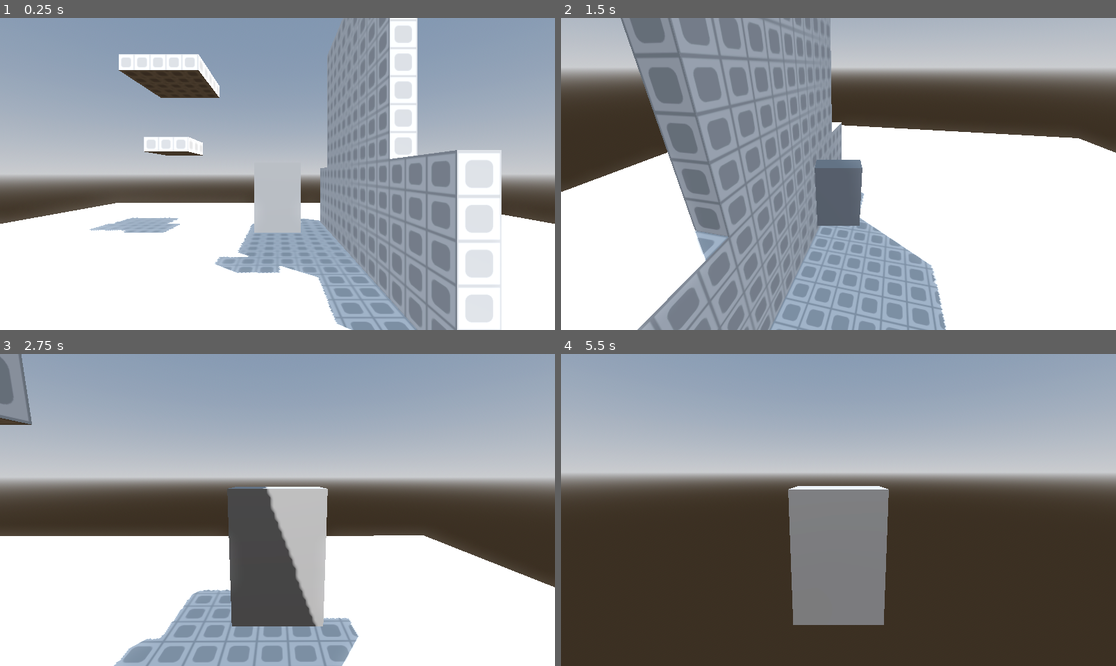
Above: before the commit, frames 1-4 (two rows, left to right).
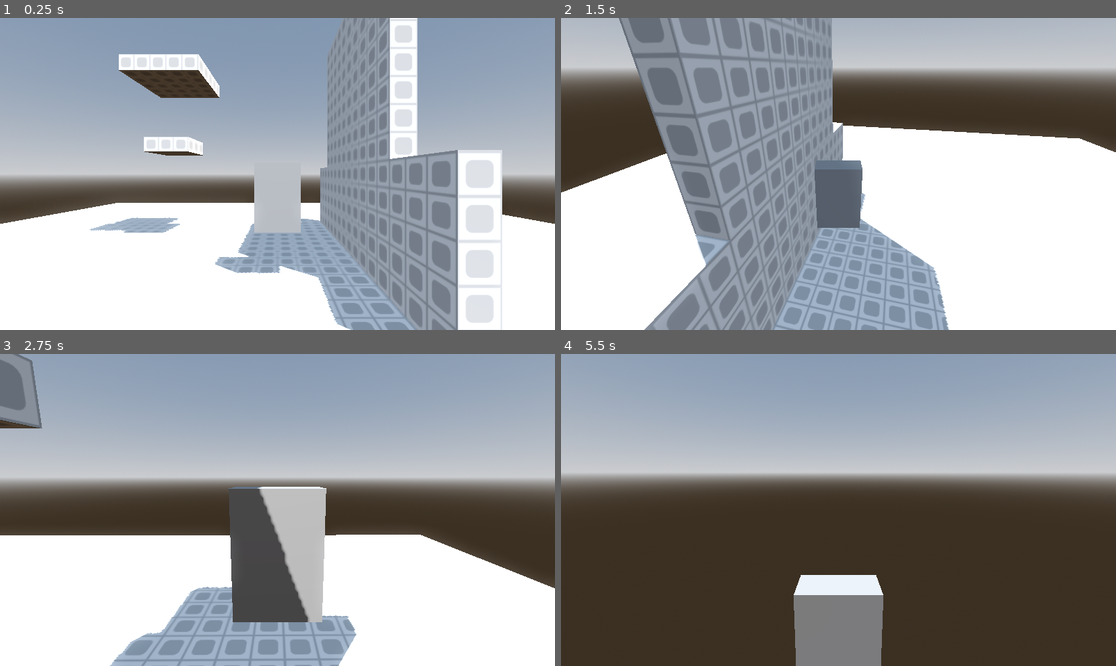
Above: after the commit, the same moments.

Repository: Natelytle/jomolith
Game: Godot game, scene res://Scenes/main.tscn
Same seed, same stepped clock (60 frames per second), same inputs: the game is played once before the commit and once after it.
Inputs (mouse positions are in pixels of both pictures, inside the frame that each line leads up to):
- Up to frame 1 (0.25 s): no input
- Up to frame 2 (1.5 s): move the mouse to (960, 158) at 0.52 s; hold D (right) 0.53-1.28 s; hold Right mouse button (right_click) 0.53-1.28 s; tap Space (jump) at 0.77 s; move the mouse to (727, 189) at 1.27 s; hold S (backward) from 1.28 s (still down); tap Shift (shift_lock) at 1.35 s
- Up to frame 3 (2.75 s): tap Space (jump) at 1.52 s; move the mouse to (288, 503) at 2.02 s; release S (backward) at 2.03 s; hold W (forward) from 2.03 s (still down); tap Mouse wheel up (zoom_in) at 2.1 s
- Up to frame 4 (5.5 s): keep holding W (forward); move the mouse to (832, 516) at 2.77 s; tap Mouse wheel down (zoom_out) at 2.85 s; tap Space (jump) at 3.02, 3.77, 4.52 s; move the mouse to (877, 513) at 3.52 s; hold Right mouse button (right_click) 3.53-4.28 s; move the mouse to (794, 506) at 4.27 s; tap Shift (shift_lock) at 4.35 s; move the mouse to (844, 510) at 5.02 s; tap Mouse wheel up (zoom_in) at 5.1 s

The runs differ from the first frame. In frame 1, 0.2% of the frame differs, in the area x 16-91%, y 42-100%; in frame 2, 7.8%; in frame 3, 4.8%; in frame 4, 8.2%, in the area x 40-60%, y 42-100%.

Commit message:
Change physics to 120fps and add interpolation

Diff:
--- a/project.godot
+++ b/project.godot
@@ -78,5 +78,8 @@
 
 [physics]
 
+common/physics_ticks_per_second=120
+common/physics_jitter_fix=0.0
 3d/physics_engine="Jolt Physics"
 3d/default_gravity=196.2
+common/physics_interpolation=true
